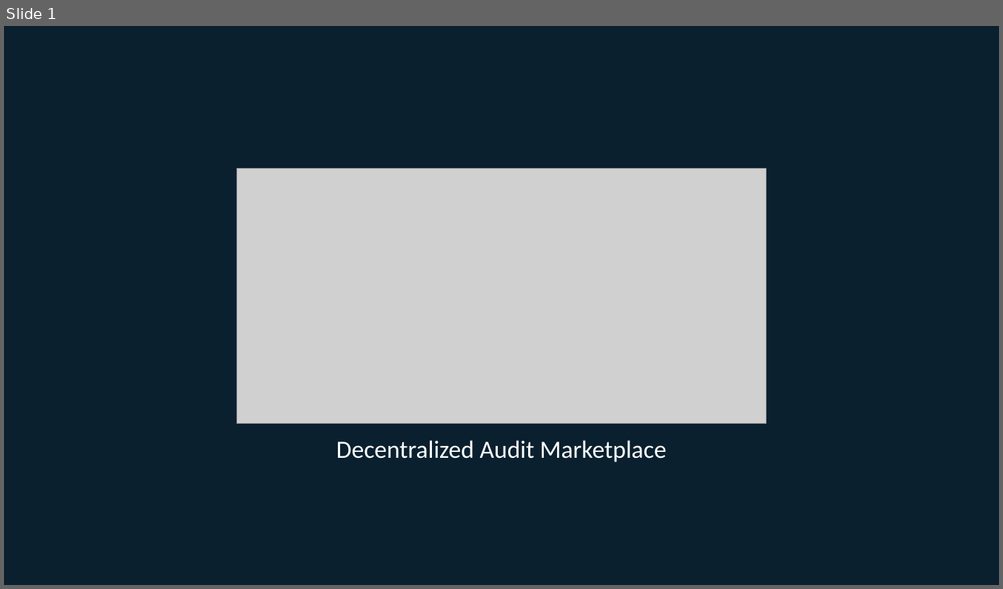
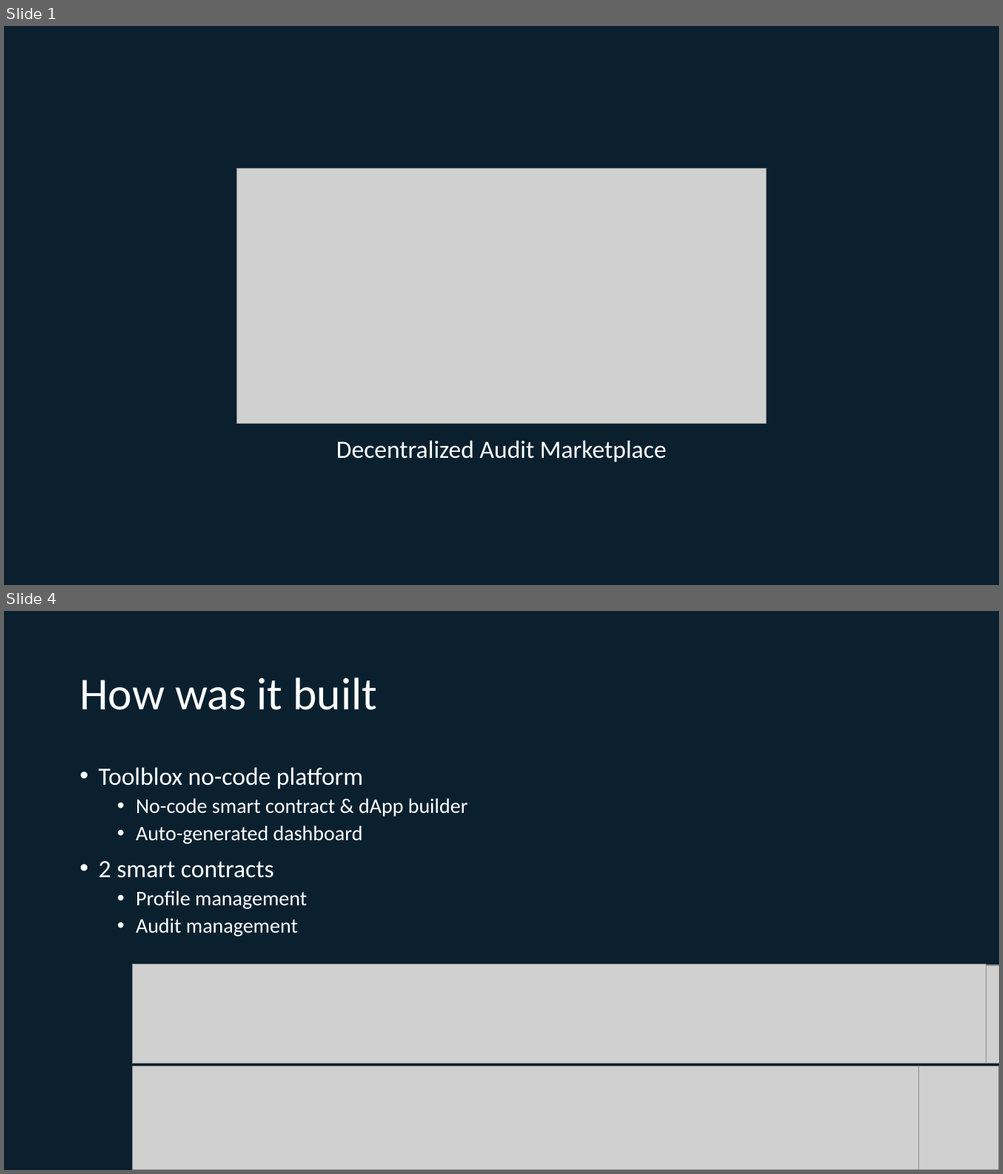
Before and after one commit to sgraphics/0xleague, a slide deck: Static/ProblemDescription.pptx. Shown one above the other, each under a label of ours: slide 1 before the commit, slides 1 and 4 after it; the slides between them are not shown. The pictures are 1003x589 and 1003x1174 pixels, drawn with LibreOffice and Linux fonts; fonts in the diff are those of the drawing; grey boxes stand for pictures. Boxes give left, top, right and bottom in pixels: in the first picture for what was removed or moved away, otherwise in the second. Text is boxed around its words. In the diff, an @@ line names an element or a change of style, - is before the commit and + after.

```diff
--- a/Static/ProblemDescription.pptx
+++ b/Static/ProblemDescription.pptx
@@ slide 4 added at bbox=[4, 611, 999, 1170], background #0A202F @@
@@ title added at bbox=[79, 678, 377, 710], 44 pt, text #FFFFFF @@
+How was it built
@@ text added at bbox=[99, 767, 468, 937], 20 pt, text #FFFFFF @@
+• Toolblox no-code platform
+  • No-code smart contract & dApp builder
+  • Auto-generated dashboard
+• 2 smart contracts
+  • Profile management
+  • Audit management
@@ picture added at bbox=[132, 965, 986, 1064] @@
@@ picture added at bbox=[168, 965, 999, 1063] @@
@@ picture added at bbox=[132, 1067, 918, 1170] @@
@@ picture added at bbox=[146, 1067, 999, 1170] @@
```
Also in this commit, not shown: 2 slides changed, 2 other slides added, 1 other file.
